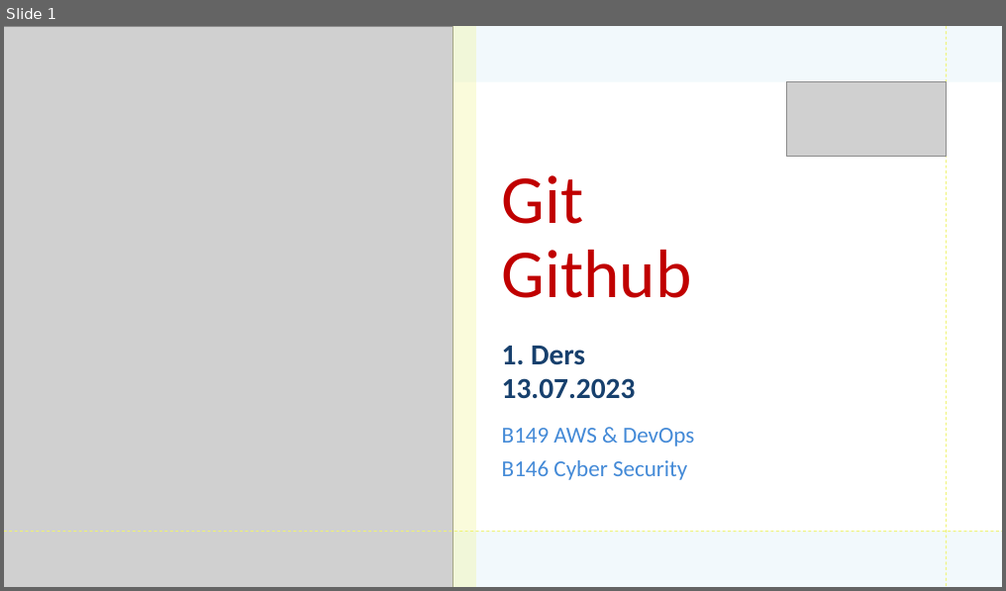
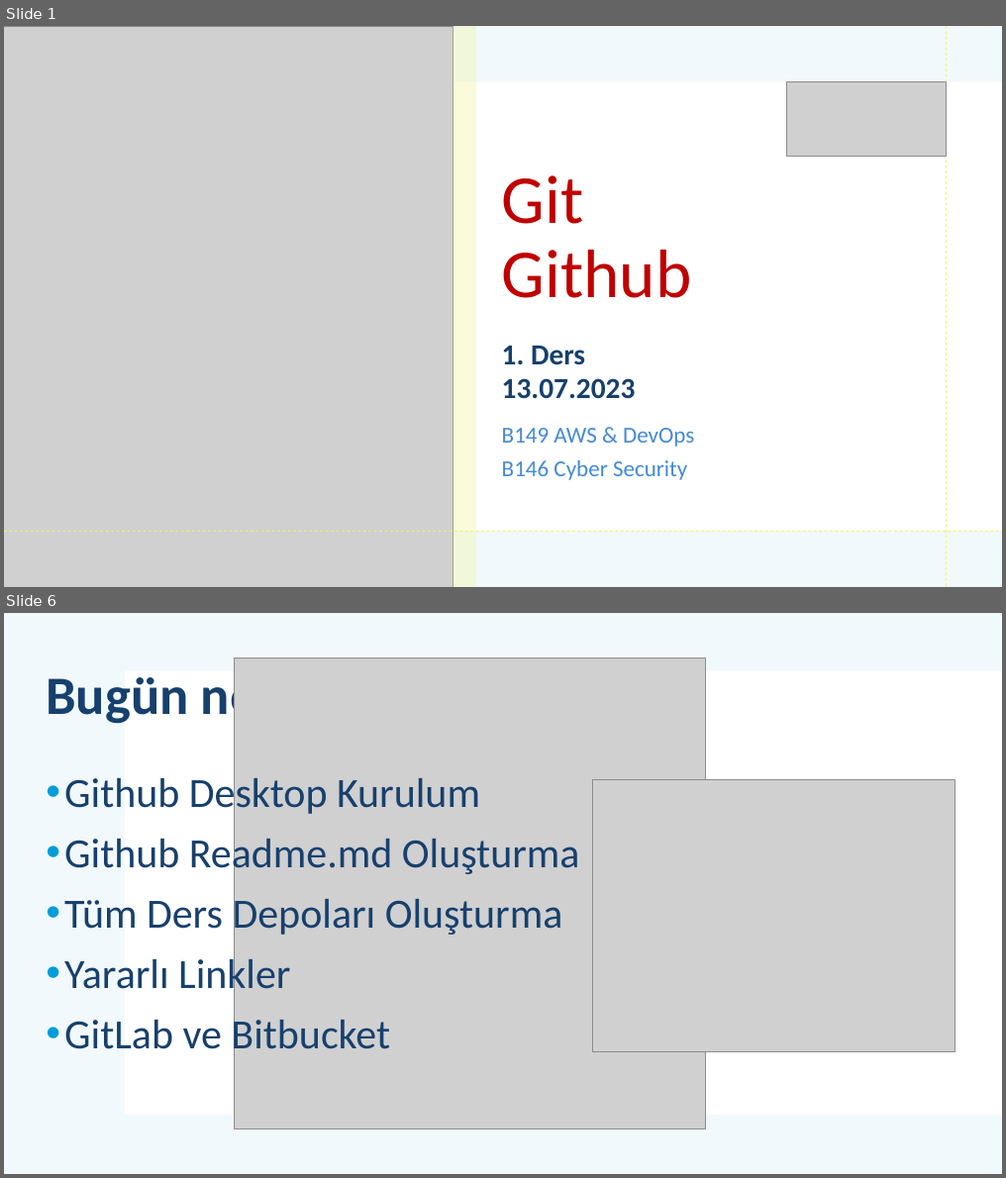
Before and after one commit to mehmetsungur/GitGithub, a slide deck: GitGithub.pptx. Shown one above the other, each under a label of ours: slide 1 before the commit, slides 1 and 6 after it; the slides between them are not shown. The pictures are 1006x591 and 1006x1178 pixels, drawn with LibreOffice and Linux fonts; fonts in the diff are those of the drawing; grey boxes stand for pictures. Boxes give left, top, right and bottom in pixels: in the first picture for what was removed or moved away, otherwise in the second. Text is boxed around its words. In the diff, an @@ line names an element or a change of style, - is before the commit and + after.

```diff
--- a/GitGithub.pptx
+++ b/GitGithub.pptx
@@ slide 6 added at [4,613,1002,1174], background #FFFFFF; not listed: 1 template element that a slide beside it also shows @@
@@ rectangle added at [4,613,1002,1174], fill #DBEFF9 at 35% opacity @@
@@ title added at [46,669,257,728], 52 pt, text #17406D, bold @@
+Bugün ne yapıyoruz?
@@ picture added at [235,658,706,1129] @@
@@ text added at [64,773,580,1059], 40 pt, text #17406D @@
+• Github Desktop Kurulum
+• Github Readme.md Oluşturma
+• Tüm Ders Depoları Oluşturma
+• Yararlı Linkler
+• GitLab ve Bitbucket
@@ picture added at [593,780,955,1052] @@
```
Also in this commit, not shown: 1 slide changed, 4 other slides added, 2 other files.
